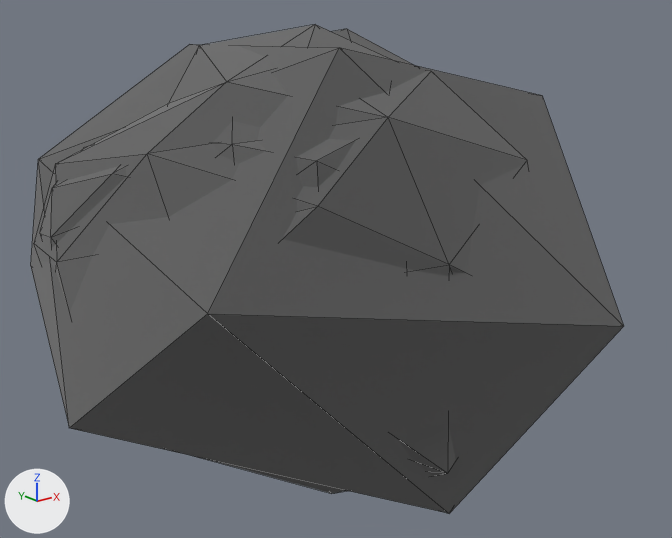
The glTF model assets/models/asteroid.glb as it was, and as the next commit left it.
One viewpoint serves both versions: a 50 mm lens placed at (-4.08, -4.68, 1.86), pointed at (-0.33, 0.0, -0.02). Arrows for +X, +Y and +Z are at lower left; the lights stay in place. Mesh edges are drawn as thin lines. Where no turn or scale is listed for an object, it has been applied to the vertices.

Objects in the first picture: 'asteroid_0_0.25', 'asteroid_1_0.1', 'asteroid_2_'.
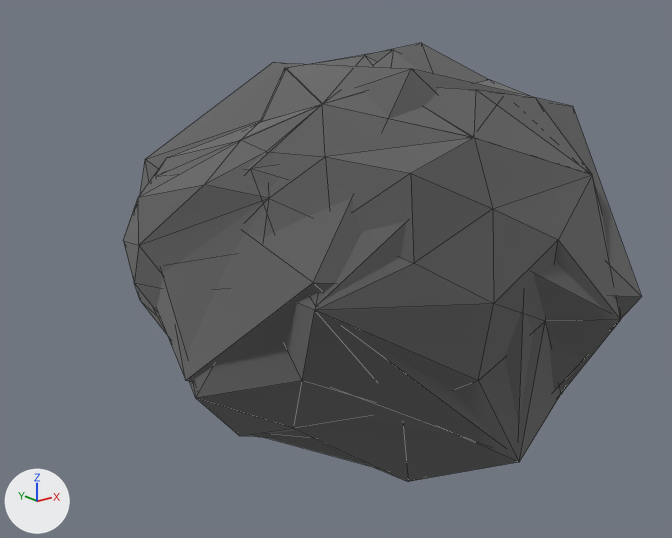
Scene script edits in JSON lines:
```json
{"block": "me_asteroid_0_0_25", "where": "me_asteroid_0_0_25.from_pydata(...)  # 81 vertices, 158 faces; spans x -1.57..1.44, y -1.52..1.62, z -1.55..1.33"}
{"block": "me_asteroid_0_0_25", "where": "# used by ob_asteroid_0_0_25; location = (-0.439, 0.118, 0.215)"}
{"block": "me_asteroid_0_0_25", "change": "me_asteroid_0_0_25 part 1: the whole mesh is moved by (0.06, -0.05, 0.11)"}
{"block": "me_asteroid_1_0_1", "where": "me_asteroid_1_0_1.from_pydata(...)  # 46 vertices, 88 faces; spans x -1.82..1.32, y -1.55..1.74, z -1.54..1.44"}
{"block": "me_asteroid_1_0_1", "where": "# used by ob_asteroid_1_0_1; location = (-0.26, 0.076, 0.138)"}
{"block": "me_asteroid_1_0_1", "change": "me_asteroid_1_0_1 part 2: the whole mesh is scaled about its middle by 0.944, then moved by (0.25, -0.1, 0.05)"}
{"block": "me_asteroid_2", "where": "me_asteroid_2.from_pydata(...)  # 13 vertices, 22 faces; spans x -2.27..1.17, y -1.8..1.78, z -1.66..1.4"}
{"block": "me_asteroid_2", "where": "# used by ob_asteroid_2; location = (0.028, 0.055, 0.1)"}
{"block": "me_asteroid_2", "change": "me_asteroid_2 part 3: the whole mesh is scaled about its middle by 0.875, then moved by (0.54, -0.01, 0.15)"}
{"op": "set", "path": "ob_asteroid_0_0_25.location", "old": "(-0.439, 0.118, 0.215)", "new": "(0.0, 0.0, 0.0)"}
{"op": "set", "path": "ob_asteroid_1_0_1.location", "old": "(-0.26, 0.076, 0.138)", "new": "(0.0, 0.0, 0.0)"}
{"op": "set", "path": "ob_asteroid_2.location", "old": "(0.028, 0.055, 0.1)", "new": "(0.0, 0.0, 0.0)"}
```

Location of each change, (x1, y1, x2, y2) in pixels of the pictures (672 x 538 px):
```json
{"object": "asteroid_2_", "change": "mesh rescaled, moved", "before": [31, 44, 624, 513], "after": [140, 63, 641, 391]}
{"object": "asteroid_0_0.25", "change": "moved", "before": [40, 29, 413, 248], "after": [123, 43, 621, 481]}
{"object": "asteroid_1_0.1", "change": "mesh rescaled, moved", "before": [34, 24, 528, 494], "after": [154, 51, 605, 468], "on screen": "9% narrower, 11% shorter"}
```
